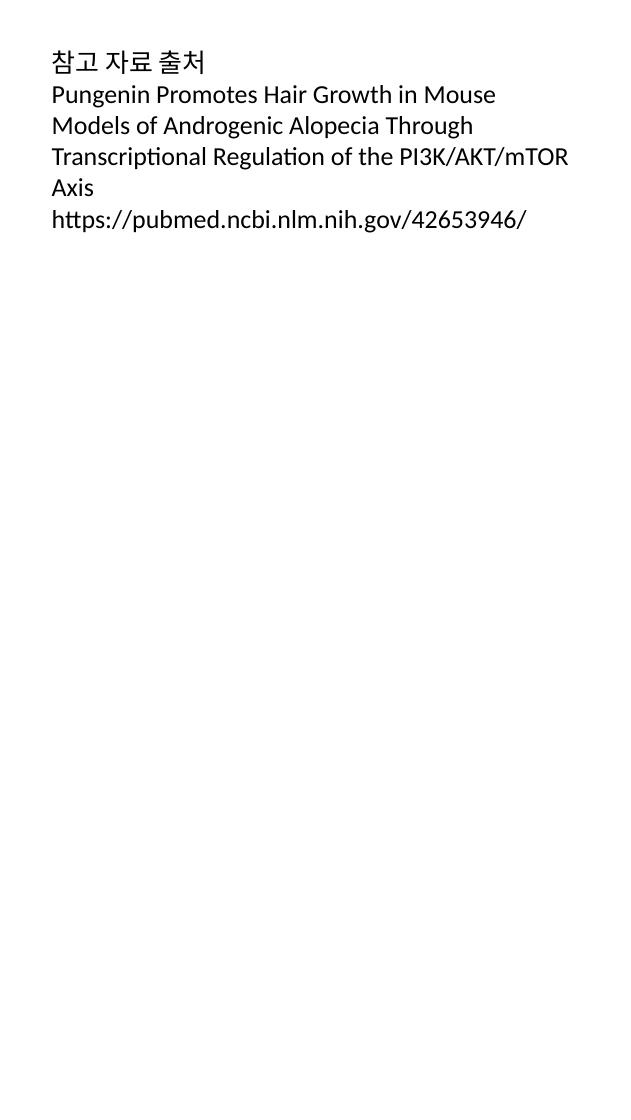
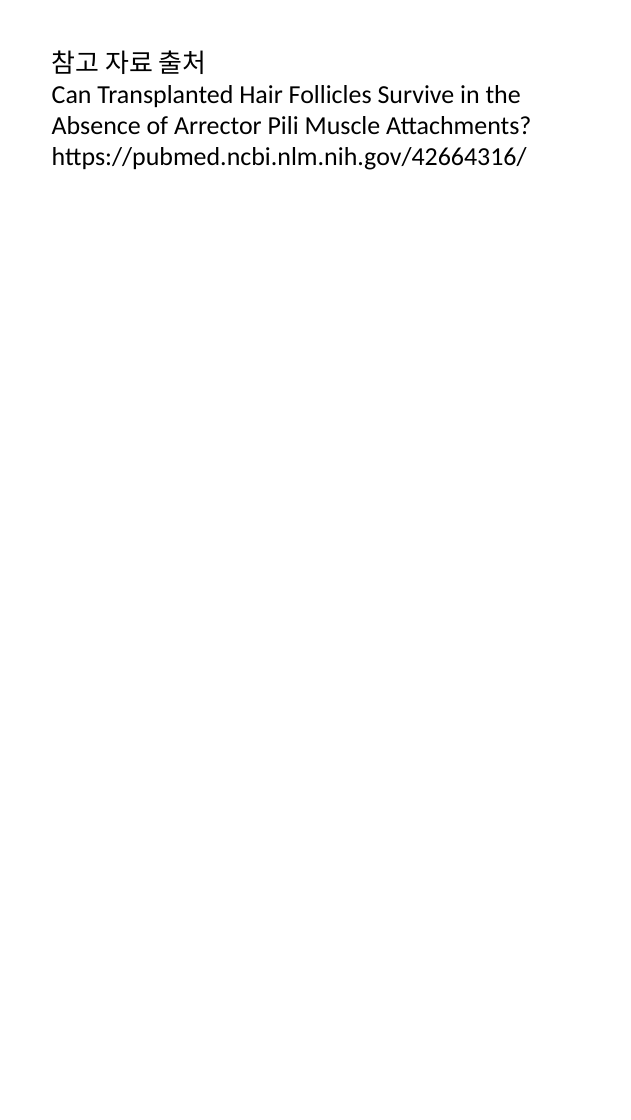
Before and after one commit to hyokang2010-BJ-ANTH/product-builder-test, a slide deck: slide 7 of data/2026-08-29/slides.pptx. Drawn at 631x1120 pixels with LibreOffice and Linux fonts; fonts in the diff are those of the drawing. Boxes give left, top, right and bottom in pixels: in the first picture for what was removed or moved away, otherwise in the second. Text is boxed around its words. In the diff, an @@ line names an element or a change of style, - is before the commit and + after.

```diff
--- a/data/2026-08-29/slides.pptx
+++ b/data/2026-08-29/slides.pptx
@@ text at <box>52,85,531,170</box>: text changed @@
-Pungenin Promotes Hair Growth in Mouse Models of Androgenic Alopecia Through Transcriptional Regulation of the PI3K/AKT/mTOR Axis
-https://pubmed.ncbi.nlm.nih.gov/42653946/
+Can Transplanted Hair Follicles Survive in the Absence of Arrector Pili Muscle Attachments?
+https://pubmed.ncbi.nlm.nih.gov/42664316/
```
Also in this commit, not shown: 17 other files.
